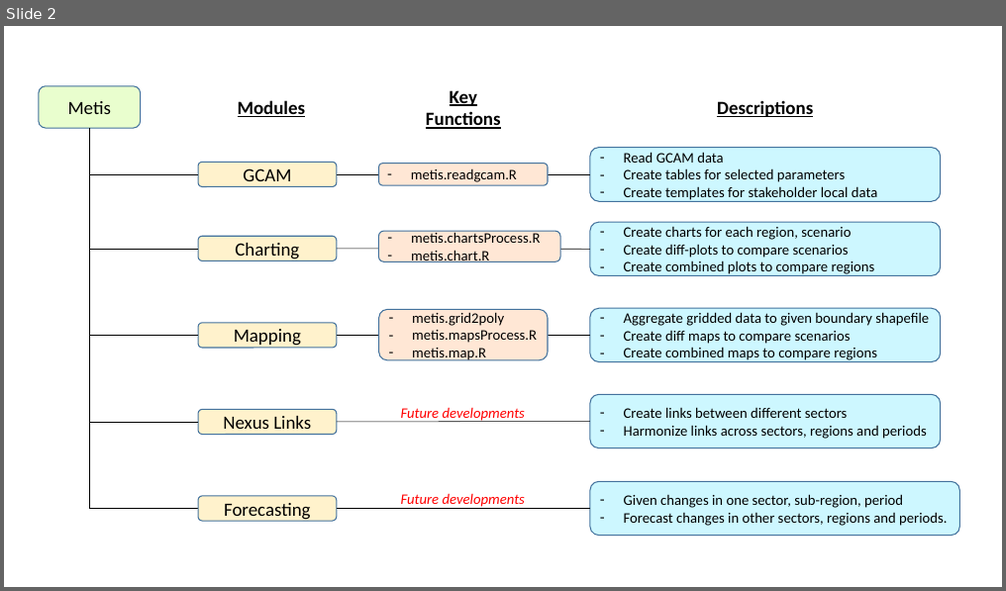
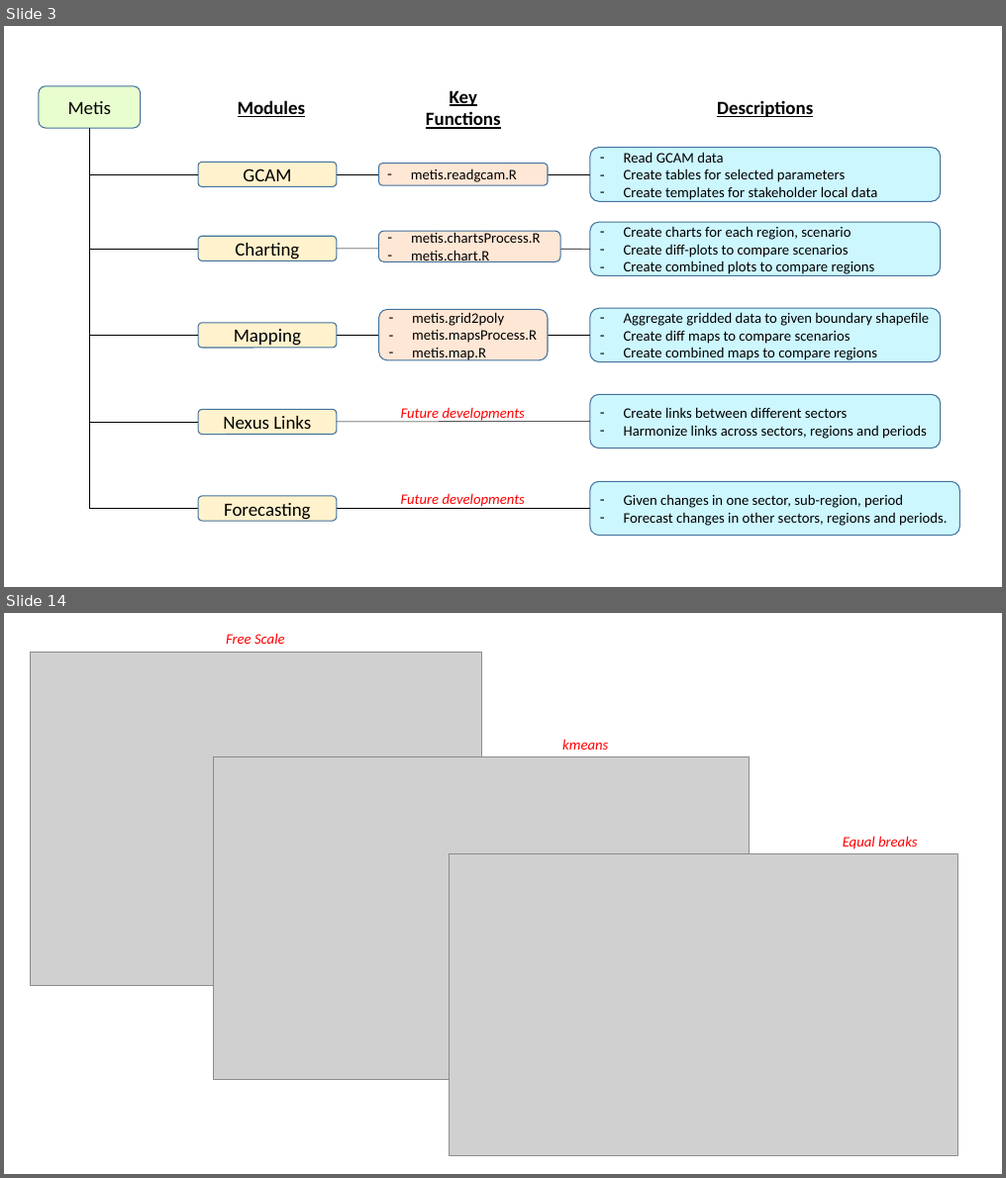
Before and after one commit to JGCRI/metis, a slide deck: READMEfigs/READMEfigs.pptx. Shown one above the other, each under a label of ours: slide 2 before the commit, slides 3 and 14 after it; the slides between them are not shown. The pictures are 1006x591 and 1006x1178 pixels, drawn with LibreOffice and Linux fonts; fonts in the diff are those of the drawing; grey boxes stand for pictures. Boxes give left, top, right and bottom in pixels: in the first picture for what was removed or moved away, otherwise in the second. Text is boxed around its words. In the diff, an @@ line names an element or a change of style, - is before the commit and + after.

```diff
--- a/READMEfigs/READMEfigs.pptx
+++ b/READMEfigs/READMEfigs.pptx
@@ slide 14 added at box(4, 613, 1002, 1174), background #FFFFFF @@
@@ rounded rectangle added at box(108, 627, 402, 652), 14 pt, text #FF0000, italic @@
+Free Scale
@@ picture added at box(30, 652, 481, 986) @@
@@ rounded rectangle added at box(439, 731, 733, 757), 14 pt, text #FF0000, italic @@
+kmeans
@@ picture added at box(213, 757, 748, 1079) @@
@@ rounded rectangle added at box(734, 829, 1002, 854), 14 pt, text #FF0000, italic @@
+Equal breaks
@@ picture added at box(449, 854, 957, 1156) @@
@@ what was slide 2 is now slide 3 @@
```
Also in this commit, not shown: 3 slides changed, 9 other slides added, 2 slides removed, 35 other files.
